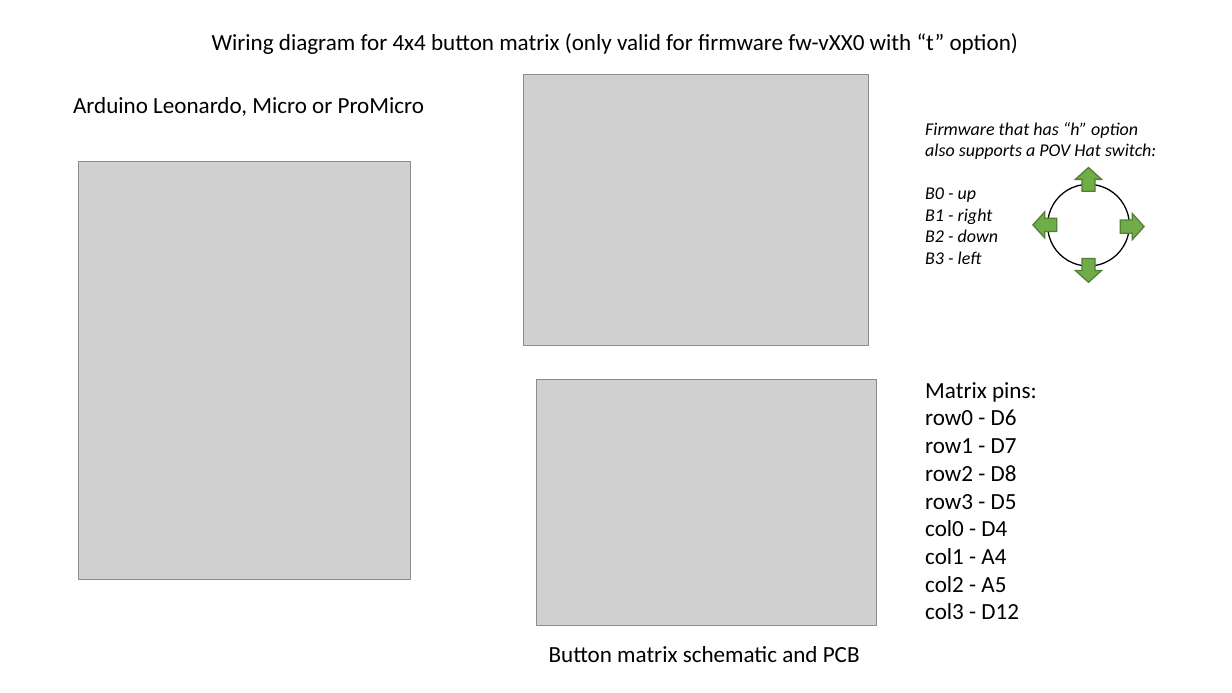
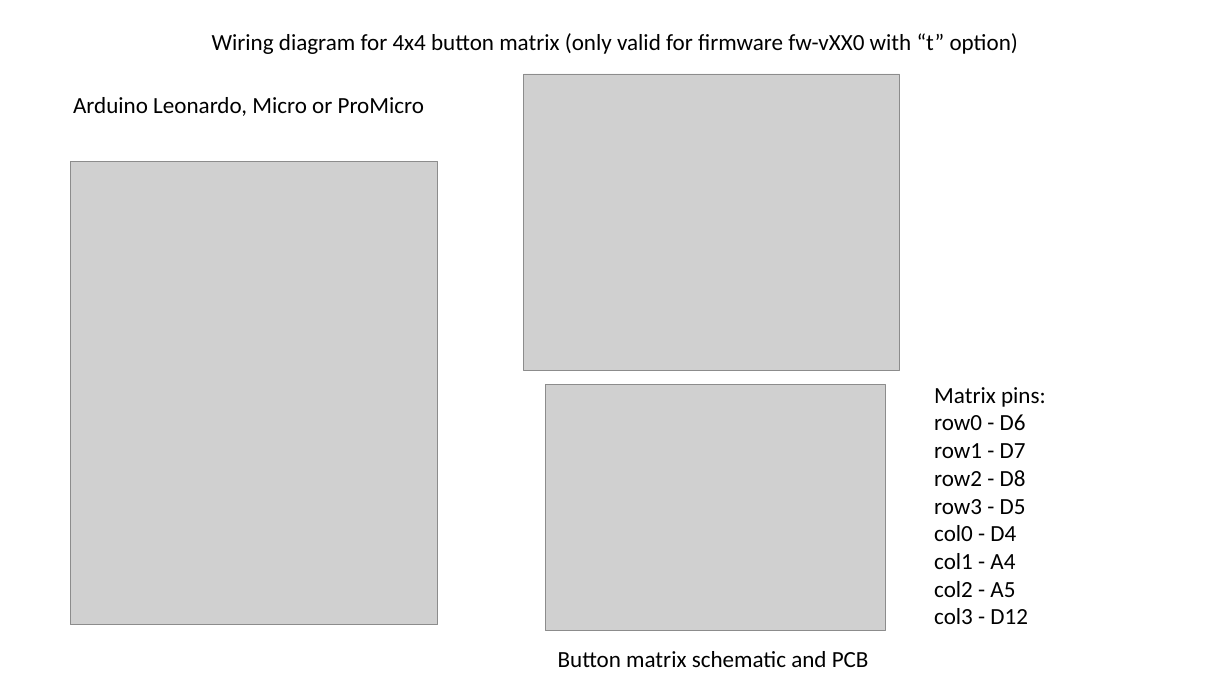
Before and after one commit to ranenbg/Arduino-FFB-wheel, a slide deck: slide 1 of brWheel_my/button_matrix_wiring_diagram.pptx. Drawn at 1232x693 pixels with LibreOffice and Linux fonts; fonts in the diff are those of the drawing; grey boxes stand for pictures. Boxes give left, top, right and bottom in pixels: in the first picture for what was removed or moved away, otherwise in the second. Text is boxed around its words. In the diff, an @@ line names an element or a change of style, - is before the commit and + after.

Commit message:
8 buttons

```diff
--- a/brWheel_my/button_matrix_wiring_diagram.pptx
+++ b/brWheel_my/button_matrix_wiring_diagram.pptx
@@ picture: place and size @@
-picture at (524,74,869,346)
+picture at (524,74,900,371)
@@ text removed at (925,122,1156,264) @@
-Firmware that has “h” option
-also supports a POV Hat switch:
-B0 - up
-B1 - right
-B2 - down
-B3 - left
@@ picture: place and size @@
-picture at (79,161,410,579)
+picture at (70,161,438,625)
@@ up arrow removed at (1076,167,1102,191) @@
@@ ellipse removed at (1048,184,1129,265) @@
@@ up arrow removed at (1033,213,1057,238) @@
@@ up arrow removed at (1120,213,1144,239) @@
@@ up arrow removed at (1076,259,1102,283) @@
@@ 2 texts, 1 picture: place and size @@
-2 texts, 1 picture at (537,380,1037,662)
+2 texts, 1 picture at (545,384,1046,667)
```
Also in this commit, not shown: 28 other files.
